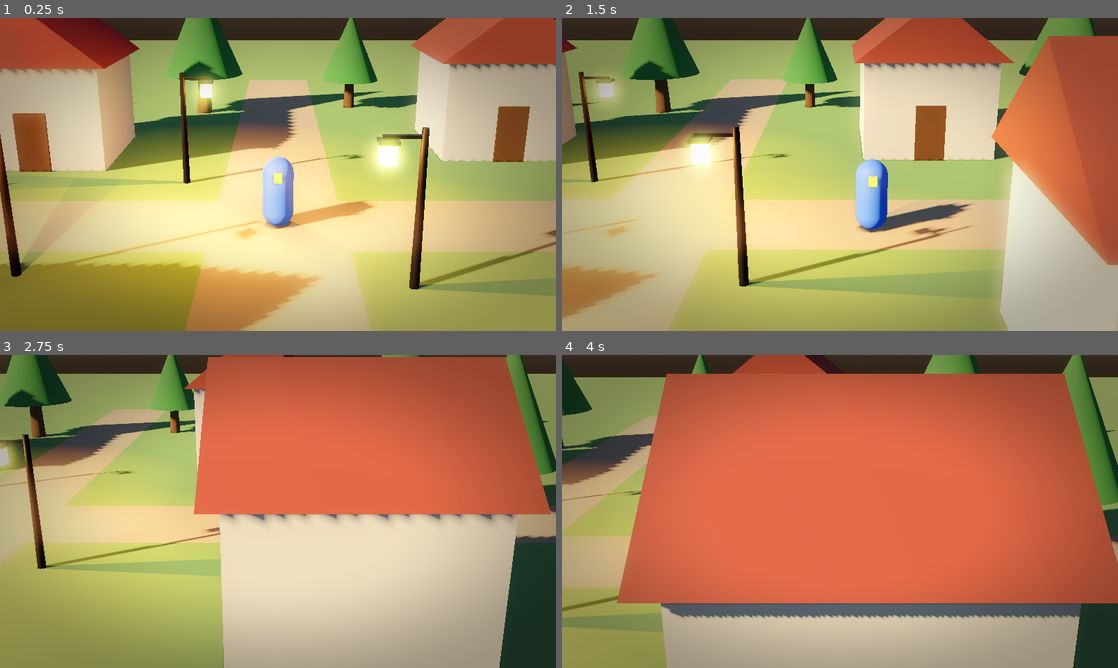
Above: before the commit, frames 1-4 (two rows, left to right).
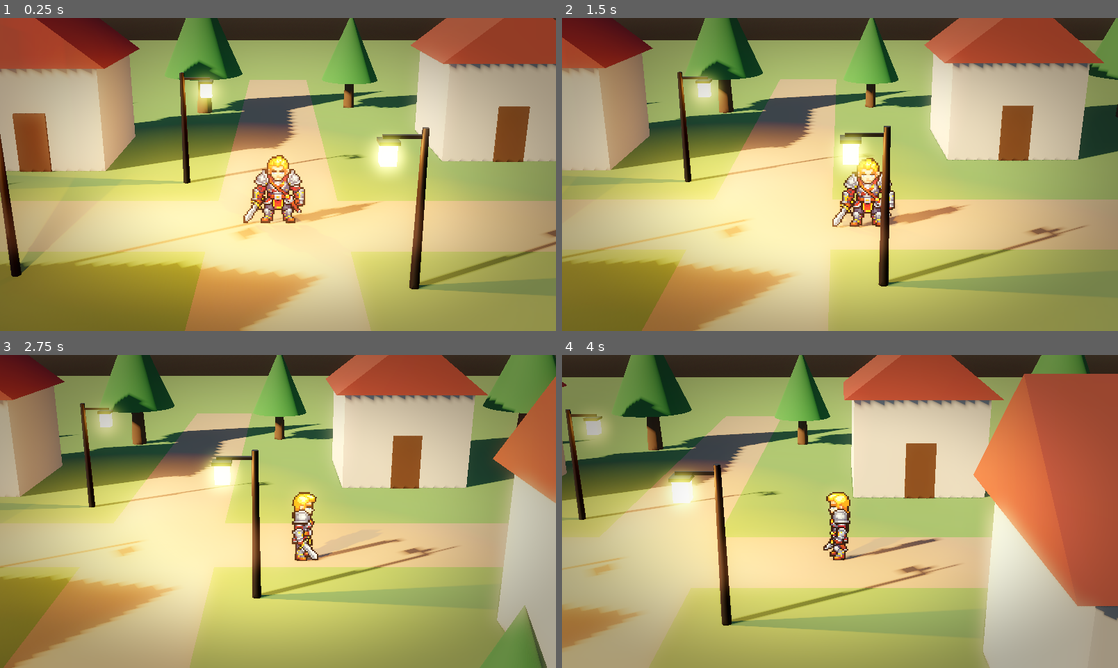
Above: after the commit, the same moments.

Repository: leoabss/rpg-game-test
Game: Godot game, scene res://scenes/levels/pueblo_test.tscn
Same seed, same stepped clock (60 frames per second), same inputs: the game is played once before the commit and once after it.
Inputs:
- Up to frame 1 (0.25 s): no input
- Up to frame 2 (1.5 s): tap Enter at 0.5 s; hold D (move_right) 0.53-1.28 s; hold Shift (run) 0.53-1.28 s; tap J (attack) at 0.6 s; hold S (move_down) from 1.28 s (still down); tap Shift (run) at 1.35 s
- Up to frame 3 (2.75 s): tap J (attack) at 1.55, 2.1 s; release S (move_down) at 2.03 s; hold D (move_right) from 2.03 s (still down); hold Shift (run) from 2.03 s (still down)
- Up to frame 4 (4 s): release D (move_right) at 2.78 s; release Shift (run) at 2.78 s; hold W (move_up) 2.78-3.53 s; tap Shift (run) at 2.85 s; tap J (attack) at 3.05, 3.6 s; hold A (move_left) from 3.53 s (still down); hold Shift (run) from 3.53 s (still down)

The runs differ from the first frame. In frame 1, 2.0% of the frame differs, in the area x 43-69%, y 43-68%; in frame 2, 72%; in frame 3, 89%, in the area x 0-100%, y 0-100%; in frame 4, 81%.

Commit message:
Fase 2: integrar sprite del heroe (PixelLab)
- tools/build_sprite_frames.gd: genera SpriteFrames desde un export de
  PixelLab (metadata.json o escaneo de carpetas), mapea nombres a estados
  y direcciones del proyecto, y guarda metadata (hit frame, pies, altura)
- resources/hero_frames.tres generado (idle en 8 direcciones)
- Player: fallback de animaciones 8->4 direcciones, espejo y estados
  (run->walk->idle), ataque que bloquea movimiento, se reproduce una vez
  y aplica el golpe en el frame de impacto
- pixel_size calculado desde la altura del personaje (1.65 m) y pies
  apoyados en el suelo via offset

Co-Authored-By: Claude Opus 5.5 <noreply@anthropic.com>

Diff:
--- /dev/null
+++ b/assets/sprites/hero/metadata.json
@@ -0,0 +1,36 @@
+{
+  "group_id": "6b31289e-9de2-4612-8a93-6265634cb3c4",
+  "states": [
+    {
+      "character": {
+        "id": "280775ac-dfda-404a-a890-5d673a7b4d93",
+        "name": "Idle",
+        "prompt": "carea un heroe pelo rubio ropa de guerrero y con espada",
+        "size": {
+          "width": 48,
+          "height": 48
+        },
+        "template_id": "mannequin",
+        "directions": 8,
+        "view": "low top-down",
+        "created_at": "2026-11-26T15:12:57.078616+00:00"
+      },
+      "folder": "Idle",
+      "frames": {
+        "rotations": {
+          "south": "Idle/rotations/south.png",
+          "south-east": "Idle/rotations/south-east.png",
+          "east": "Idle/rotations/east.png",
+          "north-east": "Idle/rotations/north-east.png",
+          "north": "Idle/rotations/north.png",
+          "north-west": "Idle/rotations/north-west.png",
+          "west": "Idle/rotations/west.png",
+          "south-west": "Idle/rotations/south-west.png"
+        },
+        "animations": {}
+      }
+    }
+  ],
+  "export_version": "3.1",
+  "export_date": "2026-11-26T16:32:06.122325"
+}
--- /dev/null
+++ b/assets/sprites/hero/sprite_import.json
@@ -0,0 +1,6 @@
+{
+  "aliases": {},
+  "fps": { "idle": 4, "walk": 8, "run": 12, "attack": 12 },
+  "loop": { "attack": false },
+  "hit_frame": {}
+}
--- /dev/null
+++ b/resources/hero_frames.tres
@@ -0,0 +1,81 @@
+[gd_resource type="SpriteFrames" format=3]
+
+[ext_resource type="Texture2D" path="res://assets/sprites/hero/Idle/rotations/south.png" id="1_gl5v7"]
+[ext_resource type="Texture2D" path="res://assets/sprites/hero/Idle/rotations/south-west.png" id="2_p5c58"]
+[ext_resource type="Texture2D" path="res://assets/sprites/hero/Idle/rotations/south-east.png" id="3_oaqc3"]
+[ext_resource type="Texture2D" path="res://assets/sprites/hero/Idle/rotations/west.png" id="4_thqy3"]
+[ext_resource type="Texture2D" path="res://assets/sprites/hero/Idle/rotations/east.png" id="5_oickh"]
+[ext_resource type="Texture2D" path="res://assets/sprites/hero/Idle/rotations/north.png" id="6_7wvky"]
+[ext_resource type="Texture2D" path="res://assets/sprites/hero/Idle/rotations/north-west.png" id="7_nu8km"]
+[ext_resource type="Texture2D" path="res://assets/sprites/hero/Idle/rotations/north-east.png" id="8_okvwo"]
+
+[resource]
+animations = [{
+"frames": [{
+"duration": 1.0,
+"texture": ExtResource("1_gl5v7")
+}],
+"loop": 1,
+"name": &"idle_down",
+"speed": 4.0
+}, {
+"frames": [{
+"duration": 1.0,
+"texture": ExtResource("2_p5c58")
+}],
+"loop": 1,
+"name": &"idle_down_left",
+"speed": 4.0
+}, {
+"frames": [{
+"duration": 1.0,
+"texture": ExtResource("3_oaqc3")
+}],
+"loop": 1,
+"name": &"idle_down_right",
+"speed": 4.0
+}, {
+"frames": [{
+"duration": 1.0,
+"texture": ExtResource("4_thqy3")
+}],
+"loop": 1,
+"name": &"idle_left",
+"speed": 4.0
+}, {
+"frames": [{
+"duration": 1.0,
+"texture": ExtResource("5_oickh")
+}],
+"loop": 1,
+"name": &"idle_right",
+"speed": 4.0
+}, {
+"frames": [{
+"duration": 1.0,
+"texture": ExtResource("6_7wvky")
+}],
+"loop": 1,
+"name": &"idle_up",
+"speed": 4.0
+}, {
+"frames": [{
+"duration": 1.0,
+"texture": ExtResource("7_nu8km")
+}],
+"loop": 1,
+"name": &"idle_up_left",
+"speed": 4.0
+}, {
+"frames": [{
+"duration": 1.0,
+"texture": ExtResource("8_okvwo")
+}],
+"loop": 1,
+"name": &"idle_up_right",
+"speed": 4.0
+}]
+metadata/hit_frames = {}
+metadata/frame_height_px = 48
+metadata/foot_offset_px = 23.0
+metadata/body_height_px = 46
--- a/scenes/player/player.tscn
+++ b/scenes/player/player.tscn
@@ -1,6 +1,7 @@
 [gd_scene format=3]
 
 [ext_resource type="Script" path="res://scripts/player/player.gd" id="1_player"]
+[ext_resource type="SpriteFrames" path="res://resources/hero_frames.tres" id="2_frames"]
 
 [sub_resource type="CapsuleShape3D" id="CapsuleShape3D_body"]
 radius = 0.35
@@ -45,6 +46,7 @@
 shape = SubResource("CapsuleShape3D_body")
 
 [node name="Placeholder" type="Node3D" parent="."]
+visible = false
 
 [node name="Body" type="MeshInstance3D" parent="Placeholder"]
 transform = Transform3D(1, 0, 0, 0, 1, 0, 0, 0, 1, 0, 0.8, 0)
@@ -55,13 +57,14 @@
 mesh = SubResource("BoxMesh_nose")
 
 [node name="Sprite" type="AnimatedSprite3D" parent="."]
-transform = Transform3D(1, 0, 0, 0, 1, 0, 0, 0, 1, 0, 0.8, 0)
-visible = false
-pixel_size = 0.025
+offset = Vector2(0, 23)
+pixel_size = 0.0359
 billboard = 2
 shaded = true
 alpha_cut = 1
 texture_filter = 0
+sprite_frames = ExtResource("2_frames")
+animation = &"idle_down"
 
 [node name="AttackHitbox" type="Area3D" parent="."]
 transform = Transform3D(1, 0, 0, 0, 1, 0, 0, 0, 1, 0, 0.9, 0.9)
--- a/scripts/player/player.gd
+++ b/scripts/player/player.gd
@@ -1,12 +1,13 @@
 class_name Player
 extends CharacterBody3D
 ## Jugador: movimiento en 8 direcciones sobre el plano XZ, caminar/correr con
-## aceleración suave y ataque básico en la última dirección mirada.
+## aceleración suave y ataque en la última dirección mirada.
 ##
-## Visual: por ahora una cápsula (Placeholder). El nodo Sprite (AnimatedSprite3D)
-## ya está configurado (billboard Y, filtro nearest, alpha cut) y se activa solo
-## cuando se le asigna un SpriteFrames. Las animaciones se buscan con el patrón
-## "<estado>_<direccion>", p.ej. "walk_down_left", "idle_up", "attack_right".
+## Visual: AnimatedSprite3D (`Sprite`) con un SpriteFrames generado por
+## tools/build_sprite_frames.gd. Las animaciones se llaman "<estado>_<direccion>"
+## (idle_down, walk_up_left, attack_right...). Si falta alguna se usa la más
+## cercana (ver `_resolve_animation`), así funciona con 4 u 8 direcciones y con
+## estados incompletos. Sin SpriteFrames se muestra la cápsula placeholder.
 
 signal attacked(direction: Vector3)
 
@@ -16,6 +17,14 @@
 	&"right", &"down_right", &"down", &"down_left",
 	&"left", &"up_left", &"up", &"up_right",
 ]
+## Estado -> estados alternativos si no existe su animación.
+const STATE_FALLBACKS := {
+	&"run": [&"walk", &"idle"],
+	&"walk": [&"idle"],
+	&"attack": [&"idle"],
+	## Sin idle: se usa el primer frame de walk/run, en pausa.
+	&"idle": [&"walk", &"run"],
+}
 
 @export_group("Movimiento")
 @export var walk_speed: float = 3.5
@@ -24,16 +33,27 @@
 @export var acceleration: float = 28.0
 ## Unidades/s² al frenar sin input.
 @export var deceleration: float = 36.0
+## Frenado durante el ataque (alto = se planta en el sitio).
+@export var attack_deceleration: float = 60.0
 
 @export_group("Ataque")
-@export var attack_cooldown: float = 0.35
+@export var attack_cooldown: float = 0.15
 ## Distancia del hitbox respecto al centro del jugador.
 @export var attack_reach: float = 0.9
-@export var attack_active_time: float = 0.12
+## Solo si NO hay animación de ataque: duración total y momento del golpe.
+@export var fallback_attack_duration: float = 0.35
+@export var fallback_attack_hit_time: float = 0.12
+## Cuánto se ve el destello del golpe (debug).
+@export var hit_flash_time: float = 0.1
 
 @export_group("Visual")
-## Si es true y el Sprite tiene SpriteFrames, se oculta la cápsula placeholder.
-@export var use_sprite_when_available: bool = true
+## Altura del personaje en metros (puertas = 1.7 m). Con un SpriteFrames que
+## tenga metadata `body_height_px`, se calcula pixel_size a partir de esto.
+@export var character_height: float = 1.65
+## Velocidad de reproducción de idle/walk/run (multiplica los FPS del SpriteFrames).
+@export var idle_anim_speed: float = 1.0
+@export var walk_anim_speed: float = 1.0
+@export var run_anim_speed: float = 1.0
 
 ## Última dirección mirada en espacio de input (2D, normalizada).
 var facing: Vector2 = Vector2.DOWN
@@ -43,6 +63,12 @@
 var is_attacking: bool = false
 
 var _attack_cooldown_left: float = 0.0
+var _attack_elapsed: float = 0.0
+var _attack_uses_anim: bool = false
+var _attack_hit_done: bool = false
+var _hit_frame: int = 0
+## Caché "<estado>_<dir>" -> [animación real, flip_h].
+var _anim_cache: Dictionary = {}
 var _gravity: float = ProjectSettings.get_setting("physics/3d/default_gravity")
 
 @onready var sprite: AnimatedSprite3D = $Sprite
@@ -52,12 +78,27 @@
 
 
 func _ready() -> void:
-	var has_frames := sprite.sprite_frames != null
-	sprite.visible = has_frames and use_sprite_when_available
-	placeholder.visible = not sprite.visible
-	attack_hitbox.monitoring = false
 	attack_flash.visible = false
+	sprite.animation_finished.connect(_on_sprite_animation_finished)
+	setup_sprite()
 	_update_hitbox_position()
+
+
+## Configura el sprite según el SpriteFrames asignado: tamaño, pies en el
+## suelo y visibilidad del placeholder. Llamar de nuevo si se cambia `sprite_frames`.
+func setup_sprite() -> void:
+	_anim_cache.clear()
+	var frames := sprite.sprite_frames
+	sprite.visible = frames != null
+	placeholder.visible = frames == null
+	if frames == null:
+		return
+	sprite.centered = true
+	sprite.position = Vector3.ZERO
+	if frames.has_meta(&"body_height_px") and int(frames.get_meta(&"body_height_px")) > 0:
+		sprite.pixel_size = character_height / float(frames.get_meta(&"body_height_px"))
+	# Pies en el origen del CharacterBody3D (= suelo).
+	sprite.offset = Vector2(0.0, float(frames.get_meta(&"foot_offset_px", 0.0)))
 
 
 func _physics_process(delta: float) -> void:
@@ -66,16 +107,23 @@
 	var input_dir := Input.get_vector(&"move_left", &"move_right", &"move_up", &"move_down")
 	is_running = Input.is_action_pressed(&"run")
 
-	if input_dir.length_squared() > 0.0001:
+	if is_attacking:
+		_process_attack(delta)
+		input_dir = Vector2.ZERO  # el ataque bloquea el movimiento y el giro
+	elif input_dir.length_squared() > 0.0001:
 		facing = input_dir.normalized()
 		facing_3d = Vector3(facing.x, 0.0, facing.y)
 		_update_hitbox_position()
 
 	# Velocidad horizontal con aceleración/desaceleración suave.
 	var speed := run_speed if is_running else walk_speed
-	var target := Vector2(input_dir.x, input_dir.y) * speed
+	var target := input_dir * speed
 	var current := Vector2(velocity.x, velocity.z)
-	var rate := acceleration if input_dir != Vector2.ZERO else deceleration
+	var rate := acceleration
+	if is_attacking:
+		rate = attack_deceleration
+	elif input_dir == Vector2.ZERO:
+		rate = deceleration
 	current = current.move_toward(target, rate * delta)
 	velocity.x = current.x
 	velocity.z = current.y
@@ -94,21 +142,63 @@
 
 
 func attack() -> void:
-	if _attack_cooldown_left > 0.0:
+	if is_attacking or _attack_cooldown_left > 0.0:
 		return
-	_attack_cooldown_left = attack_cooldown
 	is_attacking = true
-	attack_hitbox.monitoring = true
-	attack_flash.visible = true
+	_attack_elapsed = 0.0
+	_attack_hit_done = false
 	attacked.emit(facing_3d)
 
-	await get_tree().create_timer(attack_active_time, false, true).timeout
+	var resolved := _resolve_animation(&"attack", get_facing_name())
+	_attack_uses_anim = resolved[0] != &"" and String(resolved[0]).begins_with("attack_")
+	if _attack_uses_anim:
+		var hit_frames: Dictionary = sprite.sprite_frames.get_meta(&"hit_frames", {})
+		var count := sprite.sprite_frames.get_frame_count(resolved[0])
+		_hit_frame = clampi(int(hit_frames.get("attack", count / 2)), 0, count - 1)
+		sprite.flip_h = resolved[1]
+		sprite.speed_scale = 1.0
+		sprite.play(resolved[0])
+		sprite.frame = 0
+
+
+func _process_attack(delta: float) -> void:
+	_attack_elapsed += delta
+	if _attack_uses_anim:
+		# Golpe sincronizado con el frame de impacto de la animación.
+		if not _attack_hit_done and sprite.frame >= _hit_frame:
+			_do_hit()
+		# El final lo marca `animation_finished`; red de seguridad por si acaso.
+		if _attack_elapsed > 3.0:
+			_end_attack()
+	else:
+		if not _attack_hit_done and _attack_elapsed >= fallback_attack_hit_time:
+			_do_hit()
+		if _attack_elapsed >= fallback_attack_duration:
+			_end_attack()
+
+
+func _do_hit() -> void:
+	_attack_hit_done = true
 	for body in attack_hitbox.get_overlapping_bodies():
 		if body != self and body.has_method(&"take_hit"):
 			body.take_hit(facing_3d)
-	attack_hitbox.monitoring = false
-	attack_flash.visible = false
+	attack_flash.visible = true
+	get_tree().create_timer(hit_flash_time, false, true).timeout.connect(
+		func(): attack_flash.visible = false)
+
+
+func _end_attack() -> void:
+	if not is_attacking:
+		return
+	if not _attack_hit_done:
+		_do_hit()
 	is_attacking = false
+	_attack_cooldown_left = attack_cooldown
+
+
+func _on_sprite_animation_finished() -> void:
+	if is_attacking and _attack_uses_anim:
+		_end_attack()
 
 
 ## Devuelve el nombre de la dirección (de 8) más cercana a `facing`.
@@ -127,16 +217,87 @@
 	return &"run" if is_running else &"walk"
 
 
+## Busca la animación a usar para (estado, dirección). Devuelve [nombre, flip_h];
+## nombre vacío si no hay nada utilizable. Orden de búsqueda:
+##   1. misma dirección; 2. direcciones vecinas de más cercana a más lejana
+##   (en diagonales prefiere la horizontal: down_right -> right -> down);
+##   3. espejo horizontal (left <-> right con flip_h);
+##   4. lo mismo con los estados de STATE_FALLBACKS (run -> walk -> idle).
+func _resolve_animation(state: StringName, dir: StringName) -> Array:
+	var key := StringName("%s_%s" % [state, dir])
+	if _anim_cache.has(key):
+		return _anim_cache[key]
+	var result: Array = [&"", false]
+	var frames := sprite.sprite_frames
+	if frames:
+		var states: Array = [state]
+		states.append_array(STATE_FALLBACKS.get(state, [&"idle"]))
+		for s in states:
+			result = _find_in_state(frames, s, dir)
+			if result[0] != &"":
+				break
+	_anim_cache[key] = result
+	return result
+
+
+func _find_in_state(frames: SpriteFrames, state: StringName, dir: StringName) -> Array:
+	var i := DIRECTION_NAMES.find(dir)
+	# Offsets en pasos de 45°. En diagonales (índice impar) los vecinos ±1 son
+	# cardinales; se prueba primero el horizontal (right/left = índice par 0 o 4).
+	var order: Array[int] = [0]
+	for step in range(1, 5):
+		var a := wrapi(i + step, 0, 8)
+		var b := wrapi(i - step, 0, 8)
+		var a_horizontal := a == 0 or a == 4
+		order.append_array([step, -step] if a_horizontal or not (b == 0 or b == 4) else [-step, step])
+	for flip in [false, true]:
+		for off in order:
+			var d: StringName = DIRECTION_NAMES[wrapi(i + off, 0, 8)]
+			if flip:
+				d = _mirror(d)
+			var anim := StringName("%s_%s" % [state, d])
+			if frames.has_animation(anim):
+				return [anim, flip]
+	return [&"", false]
+
+
+func _mirror(dir: StringName) -> StringName:
+	var s := String(dir)
+	if s.contains("left"):
+		return StringName(s.replace("left", "right"))
+	if s.contains("right"):
+		return StringName(s.replace("right", "left"))
+	return dir
+
+
 func _update_hitbox_position() -> void:
 	attack_hitbox.position = Vector3(0.0, 0.9, 0.0) + facing_3d * attack_reach
 
 
 func _update_visuals() -> void:
-	# La cápsula gira para mostrar hacia dónde mira (debug visual).
 	placeholder.rotation.y = atan2(-facing_3d.x, -facing_3d.z)
-
-	if not sprite.visible or sprite.sprite_frames == null:
+	if not sprite.visible or (is_attacking and _attack_uses_anim):
+		return  # durante el ataque la animación la controla attack()
+	var state := get_anim_state()
+	var resolved := _resolve_animation(state, get_facing_name())
+	if resolved[0] == &"":
 		return
-	var anim := StringName("%s_%s" % [get_anim_state(), get_facing_name()])
-	if sprite.sprite_frames.has_animation(anim) and sprite.animation != anim:
-		sprite.play(anim)
+	sprite.flip_h = resolved[1]
+	match state:
+		&"run":
+			# Si "run" cae a "walk", se acelera para que se note la carrera.
+			var boost := run_speed / walk_speed if String(resolved[0]).begins_with("walk_") else 1.0
+			sprite.speed_scale = run_anim_speed * boost
+		&"walk":
+			sprite.speed_scale = walk_anim_speed
+		_:
+			sprite.speed_scale = idle_anim_speed
+			if not String(resolved[0]).begins_with("idle_"):
+				# Idle "prestado": pose fija en el primer frame.
+				if sprite.animation != resolved[0] or sprite.is_playing():
+					sprite.animation = resolved[0]
+					sprite.frame = 0
+					sprite.pause()
+				return
+	if sprite.animation != resolved[0] or not sprite.is_playing():
+		sprite.play(resolved[0])
--- /dev/null
+++ b/tools/build_sprite_frames.gd
@@ -0,0 +1,209 @@
+extends SceneTree
+## Genera un SpriteFrames (.tres) a partir de un export de personaje de PixelLab.
+##
+## Uso (desde la raíz del proyecto, después de importar los PNG):
+##   Godot_console.exe --headless --path . --import
+##   Godot_console.exe --headless --path . -s res://tools/build_sprite_frames.gd -- <carpeta_export> <salida.tres>
+## Ej:
+##   ... -s res://tools/build_sprite_frames.gd -- res://assets/sprites/hero res://resources/hero_frames.tres
+##
+## Qué lee:
+##   - metadata.json de PixelLab (export_version 3.x): `states[].frames.rotations`
+##     ({direccion: png}, 1 frame) y `states[].frames.animations`
+##     ({nombre: {direccion: [png, ...]}}). Rutas relativas a la carpeta del export.
+##   - Sin metadata.json: escanea la carpeta buscando `<anim>/<direccion>/*.png`
+##     (frames) y `<estado>/rotations/<direccion>.png` (1 frame).
+##   - sprite_import.json opcional en la carpeta del export para personalizar:
+##     { "aliases": {"walking-8-frames": "walk"}, "fps": {"walk": 10},
+##       "hit_frame": {"attack": 3}, "loop": {"attack": false} }
+##
+## Qué genera: animaciones "<estado>_<direccion>" (idle_down, walk_up_left...),
+## con FPS/loop por estado, y metadatos que usa player.gd:
+##   hit_frames (Dictionary estado->frame del golpe), foot_offset_px,
+##   body_height_px, frame_height_px.
+## Las animaciones de "rotations" (estáticas) solo se usan si no hay una
+## animación real para ese mismo estado y dirección.
+
+const DIRECTIONS := {
+	"south": "down", "south-east": "down_right", "east": "right", "north-east": "up_right",
+	"north": "up", "north-west": "up_left", "west": "left", "south-west": "down_left",
+	# Por si el export ya usa la convención del proyecto.
+	"down": "down", "down_right": "down_right", "right": "right", "up_right": "up_right",
+	"up": "up", "up_left": "up_left", "left": "left", "down_left": "down_left",
+}
+
+## Palabras clave -> estado del proyecto (se busca como subcadena, en orden).
+const DEFAULT_ALIASES := [
+	["idle", "idle"], ["breath", "idle"], ["stand", "idle"],
+	["run", "run"], ["sprint", "run"],
+	["walk", "walk"],
+	["attack", "attack"], ["slash", "attack"], ["swing", "attack"],
+	["strike", "attack"], ["punch", "attack"], ["kick", "attack"],
+]
+
+const DEFAULT_FPS := {"idle": 4.0, "walk": 8.0, "run": 12.0, "attack": 12.0}
+const DEFAULT_LOOP := {"idle": true, "walk": true, "run": true, "attack": false}
+
+var _src: String
+var _config: Dictionary = {}
+
+
+func _initialize() -> void:
+	var args := OS.get_cmdline_user_args()
+	_src = (args[0] if args.size() > 0 else "res://assets/sprites/hero").trim_suffix("/")
+	var out: String = args[1] if args.size() > 1 else "res://resources/hero_frames.tres"
+	var code := build(out)
+	quit(code)
+
+
+func build(out_path: String) -> int:
+	if not DirAccess.dir_exists_absolute(_src):
+		push_error("No existe la carpeta: %s" % _src)
+		return 1
+	_config = _read_json(_src + "/sprite_import.json")
+
+	# clips[state][direction] = {"frames": [paths], "priority": int}
+	var clips := {}
+	var meta := _read_json(_src + "/metadata.json")
+	if meta.has("states") or meta.has("frames"):
+		_collect_from_metadata(meta, clips)
+	else:
+		print("Sin metadata.json válido: escaneando carpetas.")
+		_collect_from_scan(_src, "", clips)
+
+	if clips.is_empty():
+		push_error("No se encontraron frames en %s" % _src)
+		return 1
+
+	var frames := SpriteFrames.new()
+	frames.remove_animation(&"default")
+	var hit_frames := {}
+	var fps_cfg: Dictionary = _config.get("fps", {})
+	var loop_cfg: Dictionary = _config.get("loop", {})
+	var hit_cfg: Dictionary = _config.get("hit_frame", {})
+	var bottom_max := 0
+	var top_min := 1 << 30
+	var frame_h := 0
+
+	for state in clips:
+		for dir in clips[state]:
+			var anim := StringName("%s_%s" % [state, dir])
+			frames.add_animation(anim)
+			frames.set_animation_speed(anim, float(fps_cfg.get(state, DEFAULT_FPS.get(state, 8.0))))
+			frames.set_animation_loop(anim, bool(loop_cfg.get(state, DEFAULT_LOOP.get(state, true))))
+			var paths: Array = clips[state][dir]["frames"]
+			for p in paths:
+				var tex := load(p) as Texture2D
+				if tex == null:
+					push_error("No se pudo cargar %s (¿corriste --import?)" % p)
+					return 1
+				frames.add_frame(anim, tex)
+				var img := Image.load_from_file(ProjectSettings.globalize_path(p))
+				if img:
+					var used := img.get_used_rect()
+					if used.size != Vector2i.ZERO:
+						bottom_max = maxi(bottom_max, used.end.y)
+						top_min = mini(top_min, used.position.y)
+					frame_h = maxi(frame_h, img.get_height())
+			if state == "attack" and not hit_frames.has(state):
+				var count := paths.size()
+				hit_frames[state] = clampi(int(hit_cfg.get(state, count / 2)), 0, count - 1)
+
+	frames.set_meta(&"hit_frames", hit_frames)
+	frames.set_meta(&"frame_height_px", frame_h)
+	# Desplazamiento (px, hacia arriba) para que el borde inferior de los pies
+	# quede en el origen del nodo con `centered = true`.
+	frames.set_meta(&"foot_offset_px", bottom_max - frame_h / 2.0)
+	frames.set_meta(&"body_height_px", bottom_max - top_min)
+
+	var err := ResourceSaver.save(frames, out_path)
+	if err != OK:
+		push_error("Error guardando %s: %s" % [out_path, error_string(err)])
+		return 1
+
+	print("SpriteFrames guardado en ", out_path)
+	for state in clips:
+		var dirs: Array = clips[state].keys()
+		var counts := dirs.map(func(d): return "%s(%d)" % [d, clips[state][d]["frames"].size()])
+		print("  %s: %s" % [state, ", ".join(counts)])
+	print("  foot_offset_px=%s body_height_px=%d frame_height_px=%d hit_frames=%s" % [
+		frames.get_meta(&"foot_offset_px"), bottom_max - top_min, frame_h, hit_frames])
+	return 0
+
+
+# --- Fuentes ---------------------------------------------------------------
+
+func _collect_from_metadata(meta: Dictionary, clips: Dictionary) -> void:
+	var states: Array = meta.get("states", [meta])
+	for st in states:
+		var st_frames: Dictionary = st.get("frames", {})
+		var st_name: String = st.get("folder", st.get("character", {}).get("name", "idle"))
+		# Rotaciones: 1 frame por dirección, prioridad baja.
+		var rot: Dictionary = st_frames.get("rotations", {})
+		var rot_state := _map_state(st_name)
+		for d in rot:
+			_add_clip(clips, rot_state, d, [rot[d]], 0)
+		# Animaciones reales: prioridad alta.
+		var anims: Dictionary = st_frames.get("animations", {})
+		for anim_name in anims:
+			var state := _map_state(anim_name)
+			var per_dir = anims[anim_name]
+			if per_dir is Dictionary:
+				for d in per_dir:
+					var list = per_dir[d]
+					_add_clip(clips, state, d, list if list is Array else [list], 1)
+
+
+func _collect_from_scan(dir_path: String, parent_name: String, clips: Dictionary) -> void:
+	var dir := DirAccess.open(dir_path)
+	if dir == null:
+		return
+	var here := dir_path.get_file()
+	var pngs := Array(dir.get_files()).filter(func(f: String): return f.get_extension().to_lower() == "png")
+	pngs.sort()
+	if DIRECTIONS.has(here.to_lower()) and not pngs.is_empty():
+		# <anim>/<direccion>/frame_000.png ...
+		var paths := pngs.map(func(f): return dir_path + "/" + f)
+		_add_clip(clips, _map_state(parent_name), here, paths, 1)
+	else:
+		# <estado>/rotations/<direccion>.png
+		var owner_name := parent_name if here.to_lower() == "rotations" else here
+		for f in pngs:
+			var d: String = f.get_basename()
+			if DIRECTIONS.has(d.to_lower()):
+				_add_clip(clips, _map_state(owner_name), d, [dir_path + "/" + f], 0)
+	for sub in dir.get_directories():
+		_collect_from_scan(dir_path + "/" + sub, here, clips)
+
+
+# --- Helpers ---------------------------------------------------------------
+
+func _add_clip(clips: Dictionary, state: String, raw_dir: String, rel_paths: Array, priority: int) -> void:
+	var dir: String = DIRECTIONS.get(raw_dir.to_lower(), "")
+	if dir == "" or state == "":
+		push_warning("Ignorado: estado '%s' dirección '%s'" % [state, raw_dir])
+		return
+	var paths := rel_paths.map(func(p: String): return p if p.begins_with("res://") else _src + "/" + p)
+	if not clips.has(state):
+		clips[state] = {}
+	var existing: Dictionary = clips[state].get(dir, {})
+	if existing.is_empty() or priority > int(existing["priority"]):
+		clips[state][dir] = {"frames": paths, "priority": priority}
+
+
+func _map_state(raw_name: String) -> String:
+	var aliases: Dictionary = _config.get("aliases", {})
+	if aliases.has(raw_name):
+		return aliases[raw_name]
+	var n := raw_name.to_lower()
+	for pair in DEFAULT_ALIASES:
+		if n.contains(pair[0]):
+			return pair[1]
+	return n.replace("-", "_").replace(" ", "_")
+
+
+func _read_json(path: String) -> Dictionary:
+	if not FileAccess.file_exists(path):
+		return {}
+	var data = JSON.parse_string(FileAccess.get_file_as_string(path))
+	return data if data is Dictionary else {}
Binary file added: assets/sprites/hero/Idle/rotations/east.png
Not shown, added: assets/sprites/hero/Idle/rotations/east.png.import
Binary file added: assets/sprites/hero/Idle/rotations/north-east.png
Not shown, added: assets/sprites/hero/Idle/rotations/north-east.png.import
Binary file added: assets/sprites/hero/Idle/rotations/north-west.png
Not shown, added: assets/sprites/hero/Idle/rotations/north-west.png.import
Binary file added: assets/sprites/hero/Idle/rotations/north.png
Not shown, added: assets/sprites/hero/Idle/rotations/north.png.import
Binary file added: assets/sprites/hero/Idle/rotations/south-east.png
Not shown, added: assets/sprites/hero/Idle/rotations/south-east.png.import
Binary file added: assets/sprites/hero/Idle/rotations/south-west.png
Not shown, added: assets/sprites/hero/Idle/rotations/south-west.png.import
(and 6 more such lines)
